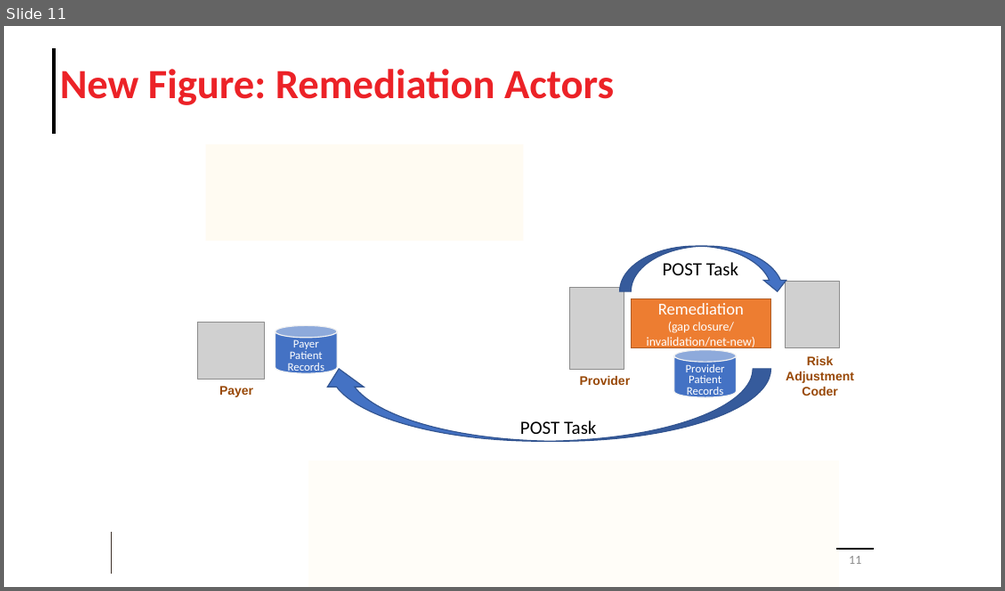
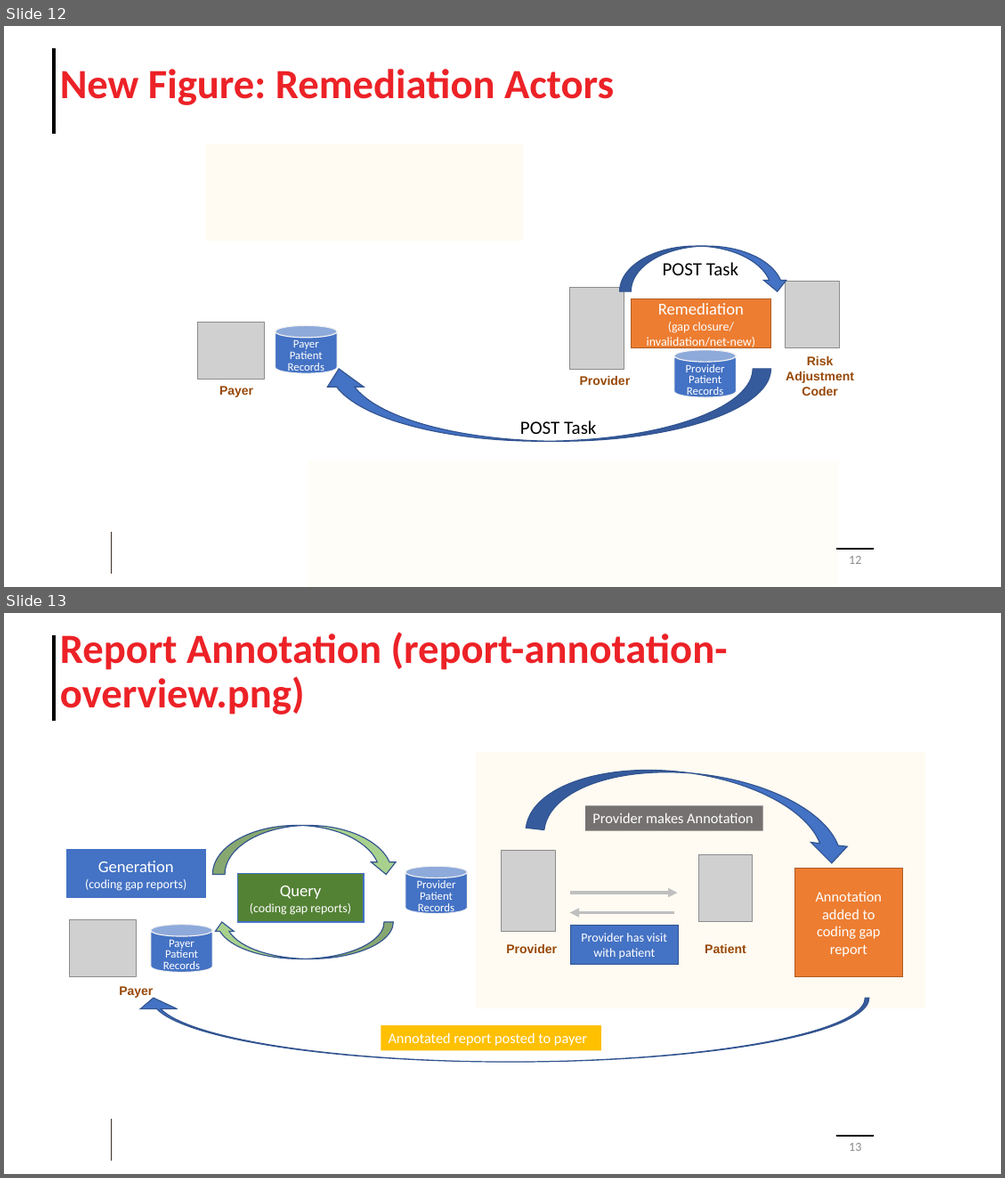
Before and after one commit to HL7/davinci-ra, a slide deck: input/images/Source/Risk Adjustment Images.pptx. Shown one above the other, each under a label of ours: slide 11 before the commit, slides 12 and 13 after it. The pictures are 1005x591 and 1005x1178 pixels, drawn with LibreOffice and Linux fonts; fonts in the diff are those of the drawing; grey boxes stand for pictures; background and template pictures are left out. Boxes give left, top, right and bottom in pixels: in the first picture for what was removed or moved away, otherwise in the second. Text is boxed around its words. In the diff, an @@ line names an element or a change of style, - is before the commit and + after.

Commit message:
Added Annotation page, updated same in general guidance and home page.  Started example.

```diff
--- a/input/images/Source/Risk Adjustment Images.pptx
+++ b/input/images/Source/Risk Adjustment Images.pptx
@@ slide 13 added at bbox=[4, 613, 1001, 1174], background #FFFFFF; not listed: 3 template elements that a slide beside it also shows @@
@@ title added at bbox=[60, 632, 728, 714], 40 pt, text #EC2227, bold @@
+Report Annotation (report-annotation-overview.png)
@@ rectangle added at bbox=[476, 752, 924, 1008], fill #FFE699 at 12% opacity @@
@@ curved down arrow added at bbox=[526, 755, 858, 865], fill #4472C4, outline #325491 1 pt @@
@@ curved down arrow added at bbox=[212, 826, 398, 875], fill #A9D18E, outline #325491 1 pt @@
@@ rectangle added at bbox=[586, 806, 763, 831], fill #767171, 14 pt, text #FFFFFF @@
+Provider makes Annotation
@@ rectangle added at bbox=[67, 850, 205, 898], fill #4472C4, outline #4472C4 1 pt, 12 pt, text #FFFFFF @@
+Generation
+(coding gap reports)
@@ picture added at bbox=[502, 850, 555, 932] @@
@@ rectangle added at bbox=[237, 873, 364, 922], fill #548235, outline #4472C4 1 pt, 12 pt, text #FFFFFF @@
+Query
+(coding gap reports)
@@ cylinder added at bbox=[405, 866, 468, 913], fill #4472C4, outline #F2F2F2 1 pt, 11 pt, text #FFFFFF @@
+Provider Patient Records
@@ picture added at bbox=[699, 854, 752, 921] @@
@@ rectangle added at bbox=[795, 868, 903, 976], fill #ED7D31, outline #AF5C24 1 pt, 14 pt, text #FFFFFF @@
+Annotation added to coding gap report
@@ arrow added from (570, 892) to (678, 892), #BFBFBF 3 pt @@
@@ picture added at bbox=[70, 920, 137, 977] @@
@@ cylinder added at bbox=[151, 925, 212, 972], fill #4472C4, outline #F2F2F2 1 pt, 11 pt, text #FFFFFF @@
+Payer Patient Records
@@ curved down arrow added at bbox=[212, 922, 394, 958], fill #A9D18E, outline #325491 1 pt @@
@@ arrow added from (674, 913) to (570, 913), #BFBFBF 3 pt @@
@@ rectangle added at bbox=[571, 925, 679, 965], fill #4472C4, outline #325491 1 pt, 12 pt, text #FFFFFF @@
+Provider has visit with patient
@@ text added at bbox=[506, 944, 557, 953], 12 pt, text #984807, bold @@
+Provider
@@ text added at bbox=[704, 944, 746, 953], 12 pt, text #984807, bold @@
+Patient
@@ text added at bbox=[119, 986, 153, 998], 12 pt, text #984807, bold @@
+Payer
@@ curved down arrow added at bbox=[135, 998, 869, 1062], fill #4472C4, outline #325491 1 pt @@
@@ rectangle added at bbox=[380, 1025, 601, 1051], fill #FFC000, 14 pt, text #FFFFFF @@
+Annotated report posted to payer
@@ page number added at bbox=[849, 1143, 861, 1151], 12 pt, text #8C8C8C @@
+13
@@ what was slide 11 is now slide 12 @@
@@ page number at bbox=[849, 556, 861, 564]: text changed @@
-11
+12
```
Also in this commit, not shown: 1 other slide added, 6 other files.
